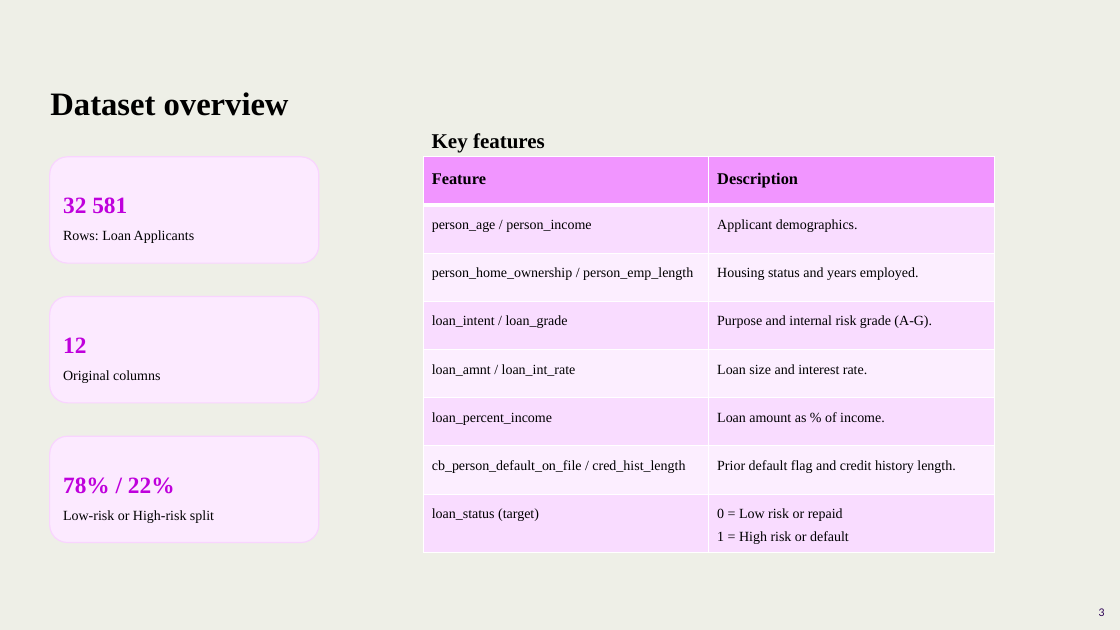
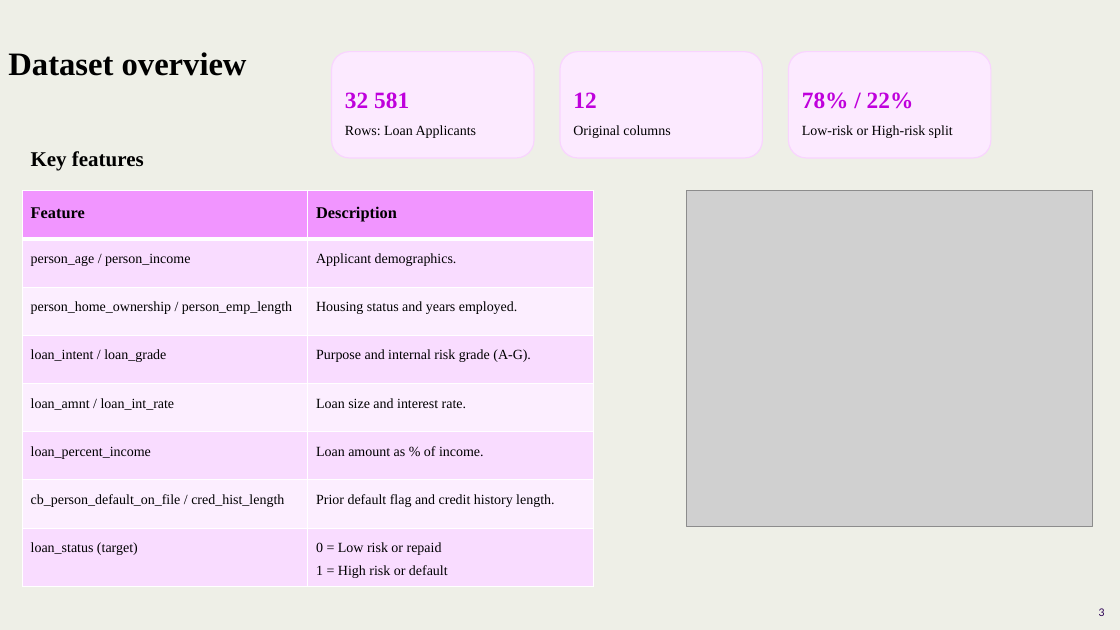
Before and after one commit to Thembelihle-tech/Credit-Risk-Prediction, a slide deck: slide 3 of Credit Risk Prediction System.pptx. Drawn at 1120x630 pixels with LibreOffice and Linux fonts; fonts in the diff are those of the drawing; grey boxes stand for pictures; background and template pictures are left out. Boxes give left, top, right and bottom in pixels: in the first picture for what was removed or moved away, otherwise in the second. Text is boxed around its words. In the diff, an @@ line names an element or a change of style, - is before the commit and + after.

```diff
--- a/Credit Risk Prediction System.pptx
+++ b/Credit Risk Prediction System.pptx
@@ title "Dataset overview": place and size @@
-title "Dataset overview" at (50, 92, 289, 116)
+title "Dataset overview" at (8, 52, 247, 76)
@@ rounded rectangle "32 581": place and size @@
-rounded rectangle "32 581" at (50, 157, 318, 264)
+rounded rectangle "32 581" at (332, 52, 534, 159)
@@ rounded rectangle "12": place and size @@
-rounded rectangle "12" at (50, 297, 318, 403)
+rounded rectangle "12" at (560, 52, 763, 159)
@@ rounded rectangle "78% / 22%": place and size @@
-rounded rectangle "78% / 22%" at (50, 436, 318, 543)
+rounded rectangle "78% / 22%" at (789, 52, 991, 159)
@@ text "Key features": place and size @@
-text "Key features" at (432, 133, 545, 152)
+text "Key features" at (31, 151, 144, 171)
@@ table: place and size @@
-table at (423, 157, 995, 550)
+table at (23, 191, 594, 584)
@@ picture added at (686, 191, 1093, 527) @@
```
Also in this commit, not shown: 2 other slides changed, 1 slide added, 1 slide removed, 3 other files.
